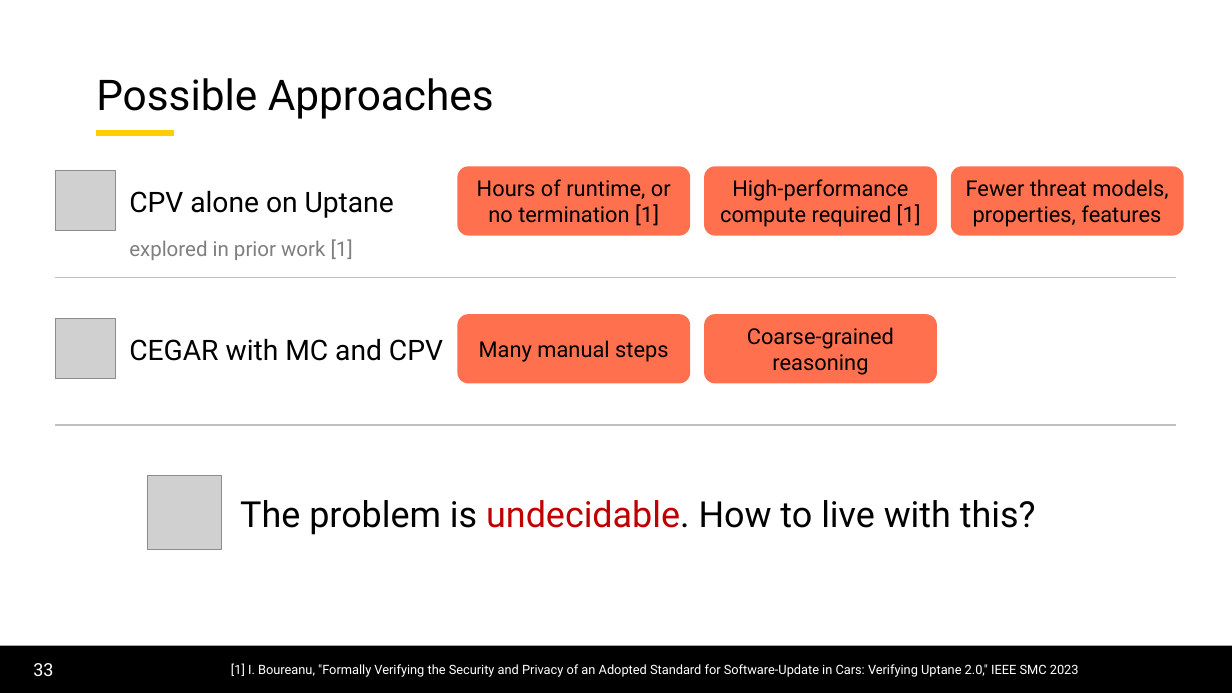
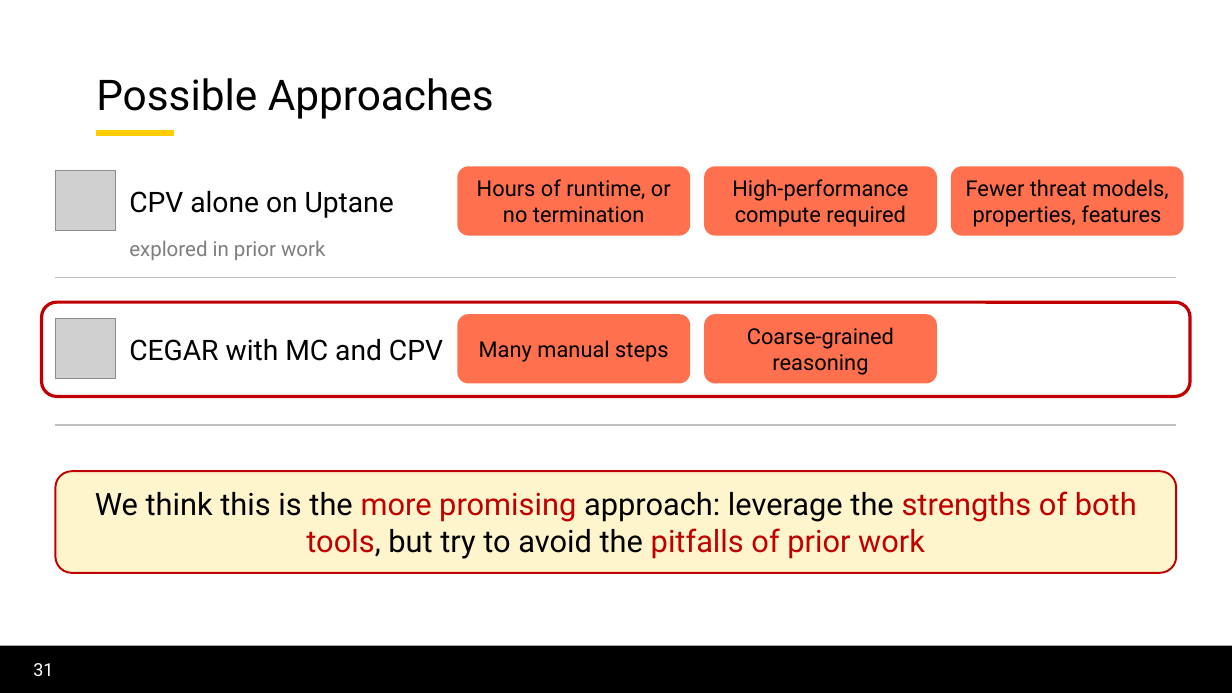
Before and after one commit to lorchrob/thesis_proposal_slides, a slide deck: slide 31 of slides.pptx (slide 33 before the commit). Drawn at 1232x693 pixels with LibreOffice and Linux fonts; fonts in the diff are those of the drawing; grey boxes stand for pictures; background and template pictures are left out. Boxes give left, top, right and bottom in pixels: in the first picture for what was removed or moved away, otherwise in the second. Text is boxed around its words. In the diff, an @@ line names an element or a change of style, - is before the commit and + after.

```diff
--- a/slides.pptx
+++ b/slides.pptx
@@ text in rounded rectangle at [477, 179, 671, 223]: text changed @@
-Hours of runtime, or no termination [1]
+Hours of runtime, or no termination
@@ text in rounded rectangle at [732, 179, 908, 227]: text changed @@
-High-performance compute required [1]
+High-performance compute required
@@ text at [129, 240, 325, 260]: text changed @@
-explored in prior work [1]
+explored in prior work
@@ rounded rectangle added at [42, 302, 1190, 396], outline #C00000 2.5 pt @@
@@ rounded rectangle "We think this is the ...": place and size @@
-rounded rectangle "We think this is the ..." at [240, 500, 1036, 535]
+rounded rectangle "We think this is the ..." at [55, 471, 1177, 573]
@@ rounded rectangle "We think this is the ..." at [55, 471, 1177, 573]: fill none to #FFF5CC; outline none to #C00000 1.5 pt @@
@@ picture removed at [148, 476, 222, 550] @@
@@ text in rounded rectangle at [95, 491, 1137, 559]: text changed; size 28 to 24 pt @@
-The problem is undecidable. How to live with this?
+We think this is the more promising approach: leverage the strengths of both tools, but try to avoid the pitfalls of prior work
@@ page number at [33, 663, 53, 676]: text changed @@
-33
+31
@@ text removed at [231, 663, 1079, 677] @@
-[1] I. Boureanu, "Formally Verifying the Security and Privacy of an Adopted Standard for Software-Update in Cars: Verifying Uptane 2.0," IEEE SMC 2023
```
Also in this commit, not shown: 51 other slides changed, 7 slides added, 9 slides removed.
